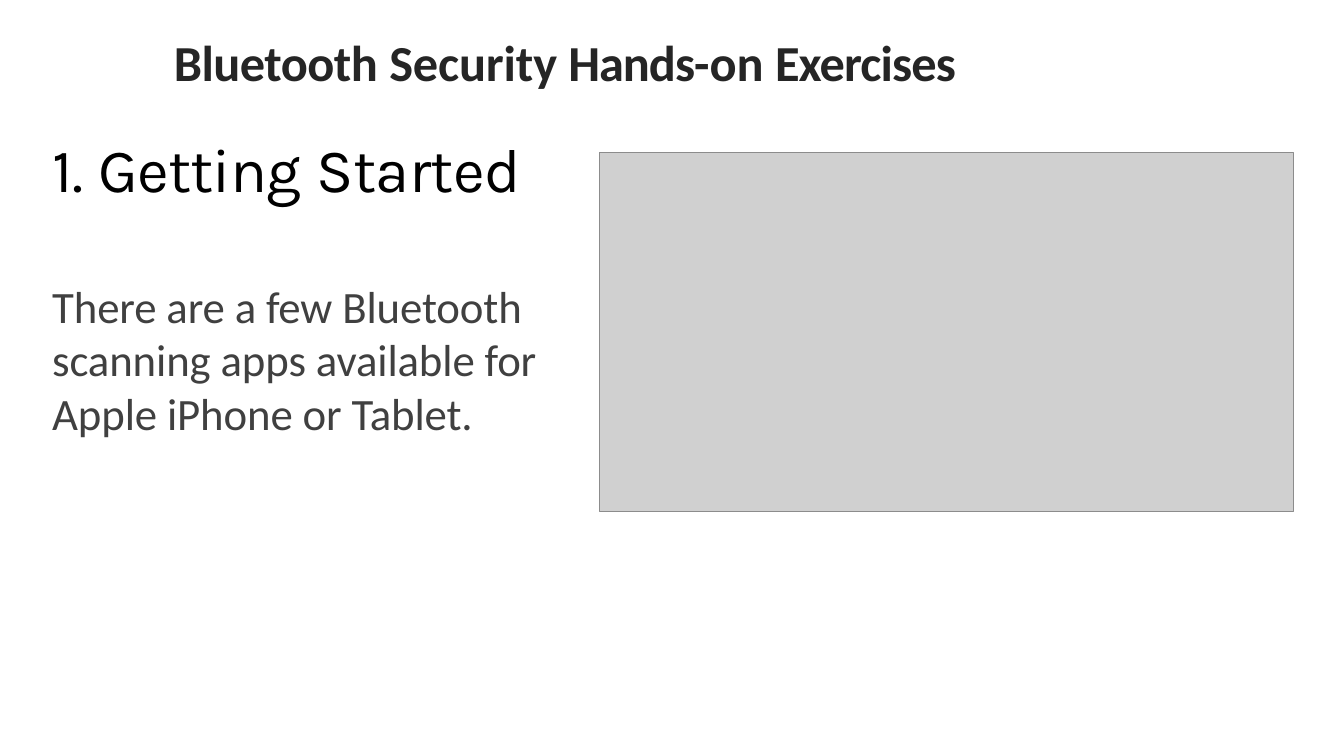
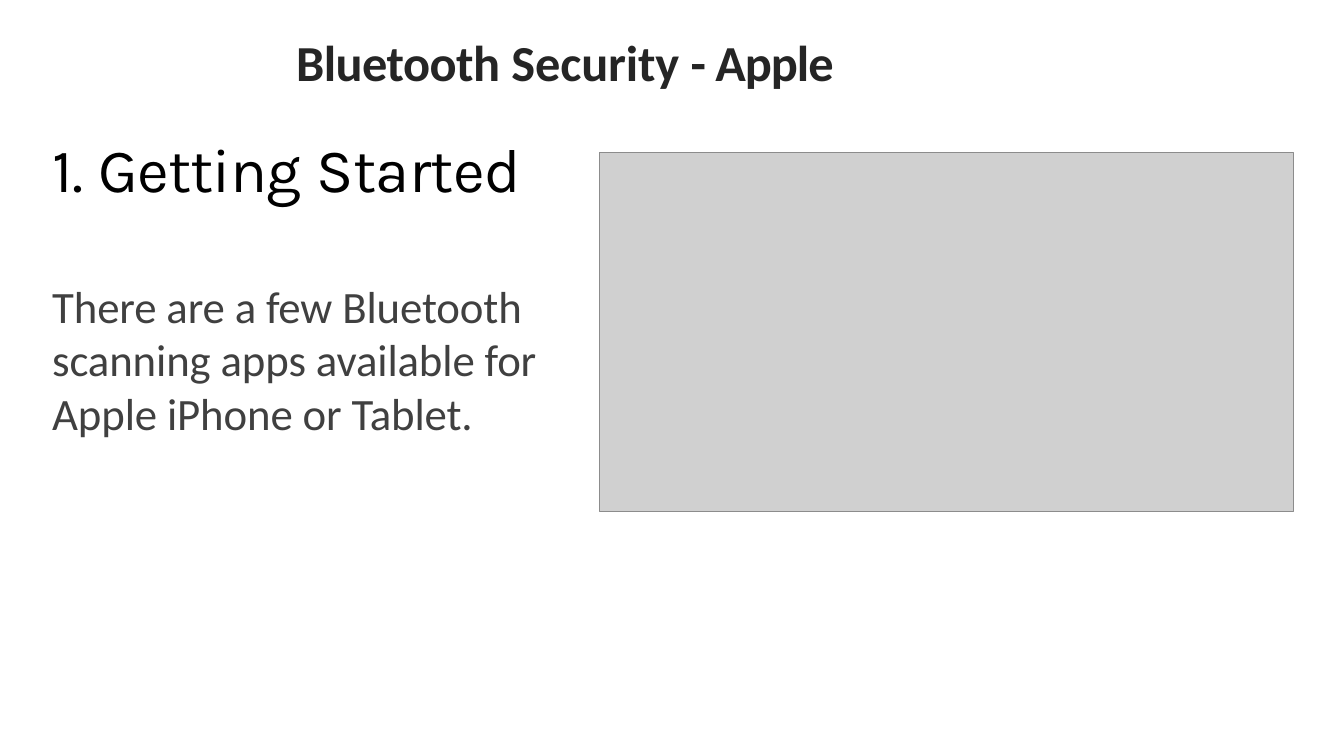
Before and after one commit to nprobert/AutoISAC-ACT-AdvWireless, a slide deck: slide 4 of 2 ACT AW - Bluetooth.pptx. Drawn at 1344x756 pixels with LibreOffice and Linux fonts; fonts in the diff are those of the drawing; grey boxes stand for pictures. Boxes give left, top, right and bottom in pixels: in the first picture for what was removed or moved away, otherwise in the second. Text is boxed around its words. In the diff, an @@ line names an element or a change of style, - is before the commit and + after.

```diff
--- a/2 ACT AW - Bluetooth.pptx
+++ b/2 ACT AW - Bluetooth.pptx
@@ text at (296,45,833,89): text changed @@
-Bluetooth Security Hands-on Exercises
+Bluetooth Security - Apple
```
Also in this commit, not shown: 3 other slides changed, 2 other files.
